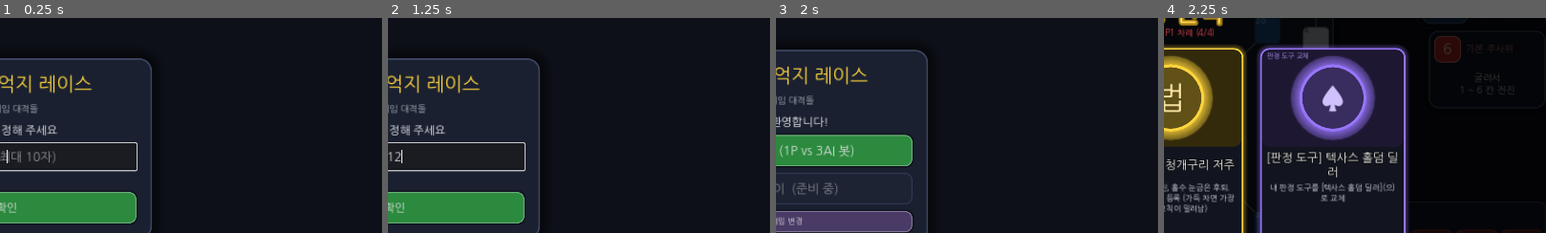
Above: before the commit, frames 1-4 (left to right).
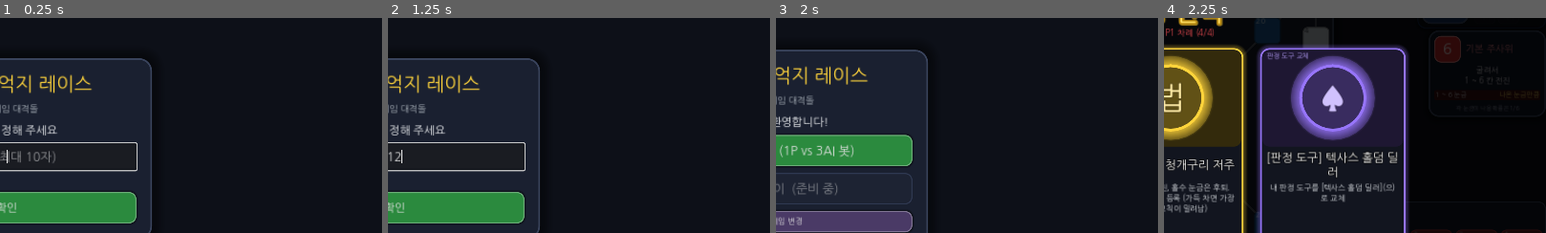
Above: after the commit, the same moments.

Repository: mayjohn66-cmd/TRG
Game: Godot game, scene res://scenes/start_menu.tscn
Two runs of this game, one before a commit and one after it. Both use one fixed random seed, a clock stepped at 60 frames per second and the inputs below.
Inputs (mouse positions are % of the whole screen's width and height, from its top left):
- Up to frame 1 (0.25 s): no input
- Up to frame 2 (1.25 s): click (50, 52) at 0.52 s; type "12" at 0.6 s
- Up to frame 3 (2 s): click "확인" at 1.25 s
- Up to frame 4 (2.25 s): click "컴퓨터 대전 (1P vs 3AI 봇)" at 2 s
The pictures show only the part of the screen within x 49-99%, y 20-70%; the shares and areas given below are measured in that part.

Frames 1-3 are identical in both runs. In frame 4, 0.1% of the frame differs, in the area x 71-98%, y 23-37%.

Commit message:
판정 도구 카드에 전체 규칙표(족보·눈금·확률) 표시, 굴림 버튼 행 위치 조정
Co-Authored-By: Claude Sonnet 5.5 <noreply@anthropic.com>
Claude-Session: https://claude.ai/code/session_01HvvTBBGdmqrXHkL2GAw3GJ

Diff:
--- a/scenes/main_board.gd
+++ b/scenes/main_board.gd
@@ -197,6 +197,9 @@
 var _tool_icon_label: Label = null
 var _tool_main: Label = null
 var _tool_sub: Label = null
+var _tool_rules: VBoxContainer = null
+var _tool_note: Label = null
+var _tool_rules_key: String = ""
 var _tool_board_key: String = ""
 var _status_strip: HBoxContainer = null
 var _tip_panel: PanelContainer = null
@@ -750,7 +753,7 @@
 func _build_tool_board() -> void:
 	_tool_board = PanelContainer.new()
 	_tool_board.position = Vector2(1144, 172)
-	_tool_board.custom_minimum_size = Vector2(210, 140)
+	_tool_board.custom_minimum_size = Vector2(210, 0)
 	_tool_board.size = Vector2(210, 140)
 	_tool_board.mouse_filter = Control.MOUSE_FILTER_IGNORE
 	_tool_board.add_theme_stylebox_override("panel", _style(Color("101626"), COLOR_PANEL_EDGE, 3, 18, 12, 10))
@@ -784,7 +787,7 @@
 	center.add_theme_constant_override("separation", 8)
 	center.mouse_filter = Control.MOUSE_FILTER_IGNORE
 	box.add_child(center)
-	_tool_main = _make_label("", 17, Color("f8f9fa"))
+	_tool_main = _make_label("", 14, Color("f8f9fa"))
 	_tool_main.horizontal_alignment = HORIZONTAL_ALIGNMENT_CENTER
 	_tool_main.autowrap_mode = TextServer.AUTOWRAP_WORD_SMART
 	_tool_main.custom_minimum_size = Vector2(184, 0)
@@ -794,6 +797,15 @@
 	_tool_sub.autowrap_mode = TextServer.AUTOWRAP_WORD_SMART
 	_tool_sub.custom_minimum_size = Vector2(184, 0)
 	center.add_child(_tool_sub)
+	_tool_rules = VBoxContainer.new()
+	_tool_rules.add_theme_constant_override("separation", 2)
+	_tool_rules.mouse_filter = Control.MOUSE_FILTER_IGNORE
+	center.add_child(_tool_rules)
+	_tool_note = _make_label("", 10, Color("9aa5b8"))
+	_tool_note.horizontal_alignment = HORIZONTAL_ALIGNMENT_CENTER
+	_tool_note.autowrap_mode = TextServer.AUTOWRAP_WORD_SMART
+	_tool_note.custom_minimum_size = Vector2(184, 0)
+	center.add_child(_tool_note)
 
 
 ## 보드 아래 한 줄 상태 띠: 단계 / 안내 문구 / 이동 대기열. (개입 카드 탭이 뜨면 그 자리를 양보한다.)
@@ -857,7 +869,7 @@
 	add_child(_roll_pad)
 	var action_row := HFlowContainer.new()
 	_action_row = action_row
-	action_row.position = Vector2(1134, 330)
+	action_row.position = Vector2(1134, 440)
 	action_row.size = Vector2(220, 30)
 	action_row.alignment = FlowContainer.ALIGNMENT_CENTER
 	action_row.add_theme_constant_override("h_separation", 6)
@@ -2518,6 +2530,18 @@
 }
 
 
+## 도구별 전체 규칙표: [항목, 전진 결과] 행들과 보충 설명. 새로운 방식의 도구는 유저가 모르므로 족보·확률을 전부 보여 준다.
+const TOOL_RULES: Dictionary = {
+	&"D6": {"rows": [["1 ~ 6 눈금", "나온 눈금만큼"]], "note": "각 눈금이 나올 확률은 1/6"},
+	&"YUT": {"rows": [["빽도 (-1)", "1칸 후퇴"], ["도 (1)", "1칸"], ["개 (2)", "2칸"], ["걸 (3)", "3칸"], ["윷 (4)", "4칸 + 한 번 더!"], ["모 (5)", "5칸 + 한 번 더!"]], "note": "여섯 가지가 같은 확률(1/6)"},
+	&"LIFE_ROULETTE": {"rows": [["1 ~ 6, 8 ~ 10", "나온 숫자만큼"], ["7 당첨", "7칸 + 한 번 더!"]], "note": "1 ~ 10 중 하나가 같은 확률로 나옵니다. 원판을 잡고 돌려서 굴립니다"},
+	&"HOLDEM": {"rows": [["노페어", "1칸"], ["원페어", "3칸"], ["투페어", "5칸"], ["트리플", "7칸"], ["스트레이트", "10칸"], ["플러시 이상", "15칸"]], "note": "카드 5장을 뽑아 만든 족보로 정해집니다. 플러시·풀하우스·포카드·스트레이트 플러시는 모두 15칸"},
+	&"CHINCHIRO": {"rows": [["4 눈금", "4칸 (2/6)"], ["5 눈금", "5칸 (2/6)"], ["6 눈금", "6칸 (1/6)"], ["삐끗!", "6칸 후퇴 (1/6)"]], "note": "주사위가 접시 밖으로 튀면 삐끗"},
+	&"SLOT_777": {"rows": [["3개 모두 다름", "1칸"], ["2개 일치", "4칸"], ["3개 일치", "8칸"], ["7 7 7 잭팟", "20칸"]], "note": "릴 3개의 그림은 6종류(체리·레몬·종·BAR·다이아·7)"},
+	&"REVOLVER": {"rows": [["방아쇠 1회", "+3칸 누적"], ["최대 누적", "15칸"], ["실탄 (6발 중 1발)", "누적 0칸, 턴 종료"], ["멈추기", "누적한 칸만큼 이동"]], "note": "빈 총이 나올 때마다 누적되고, 실탄이 나오면 전부 사라집니다"},
+}
+
+
 func _refresh_tool_board(tool: BaseJudgmentTool, player_id: int) -> void:
 	var card: Array = TOOL_CARDS.get(tool.tool_id, ["?", Color("495057"), tool.display_name, ""])
 	_tool_board_key = "%d:%s" % [player_id, tool.tool_id]
@@ -2526,9 +2550,41 @@
 	_tool_title.text = tool.display_name
 	_tool_title.add_theme_color_override("font_color", (PLAYER_COLORS[player_id] as Color).lightened(0.35))
 	_tool_main.text = card[2]
+	var rules: Dictionary = TOOL_RULES.get(tool.tool_id, {})
 	var sub: String = card[3]
 	_tool_sub.text = sub
-	_tool_sub.visible = sub != ""
+	_tool_sub.visible = sub != "" and rules.is_empty()
+	if _tool_rules_key != str(tool.tool_id):
+		_tool_rules_key = str(tool.tool_id)
+		_rebuild_tool_rules(rules, card[1])
+	_tool_board.reset_size()
+
+
+## 규칙표를 다시 그린다: 행마다 [항목 ......... 결과] 한 줄.
+func _rebuild_tool_rules(rules: Dictionary, accent: Color) -> void:
+	for child: Node in _tool_rules.get_children():
+		_tool_rules.remove_child(child)
+		child.queue_free()
+	var rows: Array = rules.get("rows", [])
+	for index: int in rows.size():
+		var pair: Array = rows[index]
+		var row := PanelContainer.new()
+		row.mouse_filter = Control.MOUSE_FILTER_IGNORE
+		row.add_theme_stylebox_override("panel", _style(accent.darkened(0.7) if index % 2 == 0 else Color(0, 0, 0, 0), Color(0, 0, 0, 0), 0, 4, 0, 2))
+		var line := HBoxContainer.new()
+		line.mouse_filter = Control.MOUSE_FILTER_IGNORE
+		row.add_child(line)
+		var name_label := _make_label(str(pair[0]), 12, Color("dee2e6"))
+		name_label.size_flags_horizontal = Control.SIZE_EXPAND_FILL
+		name_label.mouse_filter = Control.MOUSE_FILTER_IGNORE
+		line.add_child(name_label)
+		var value_label := _make_label(str(pair[1]), 12, Color("ffe066"))
+		value_label.horizontal_alignment = HORIZONTAL_ALIGNMENT_RIGHT
+		value_label.mouse_filter = Control.MOUSE_FILTER_IGNORE
+		line.add_child(value_label)
+		_tool_rules.add_child(row)
+	_tool_note.text = str(rules.get("note", ""))
+	_tool_note.visible = _tool_note.text != ""
 
 
 func _category_text(category: GameEnums.CardCategory) -> String:
--- a/tests/ui_screenshot.gd
+++ b/tests/ui_screenshot.gd
@@ -158,6 +158,11 @@
 			state.give_card(1, &"ACT_05")
 			state.give_card(1, &"ACT_01")
 			_board._refresh_all()
+		"rules":
+			_finish_draft()
+			_board._announcer.cancel()
+			state.tools[1] = ToolRegistry.create(StringName(OS.get_environment("TOOL") if OS.get_environment("TOOL") != "" else "HOLDEM"))
+			_board._refresh_all()
 		"cardhover":
 			_finish_draft()
 			_board._announcer.cancel()
Not shown, changed: docs/EDGE_CASE_SPEC.md
Not shown, changed: docs/GDD_TDD_Master.md
